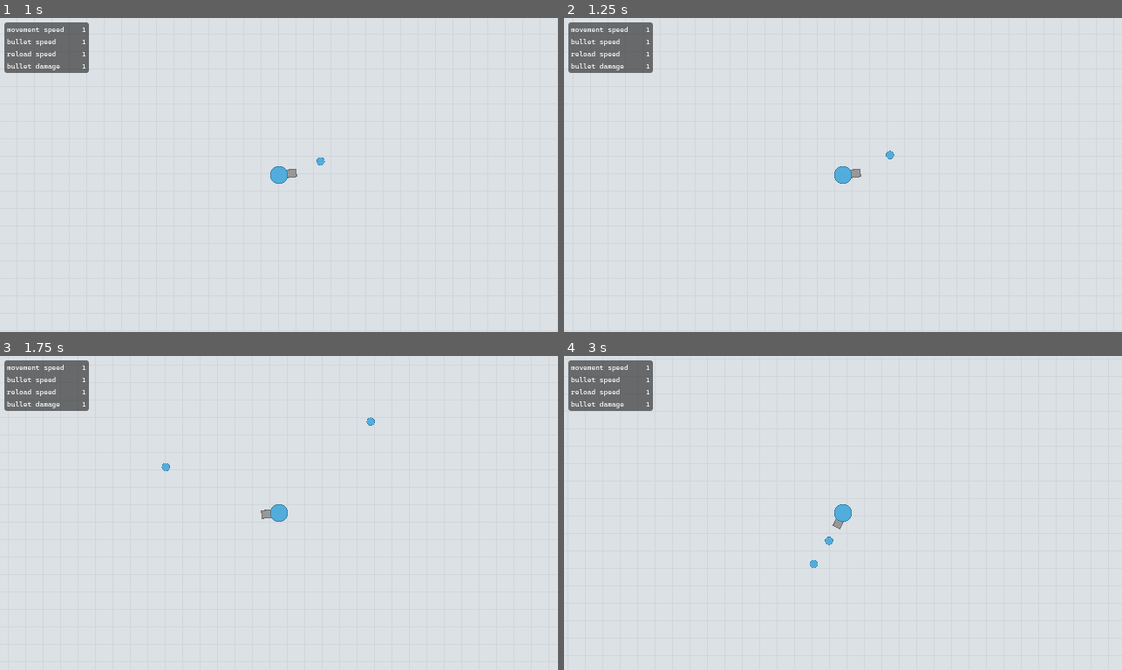
Above: before the commit, frames 1-4 (two rows, left to right).
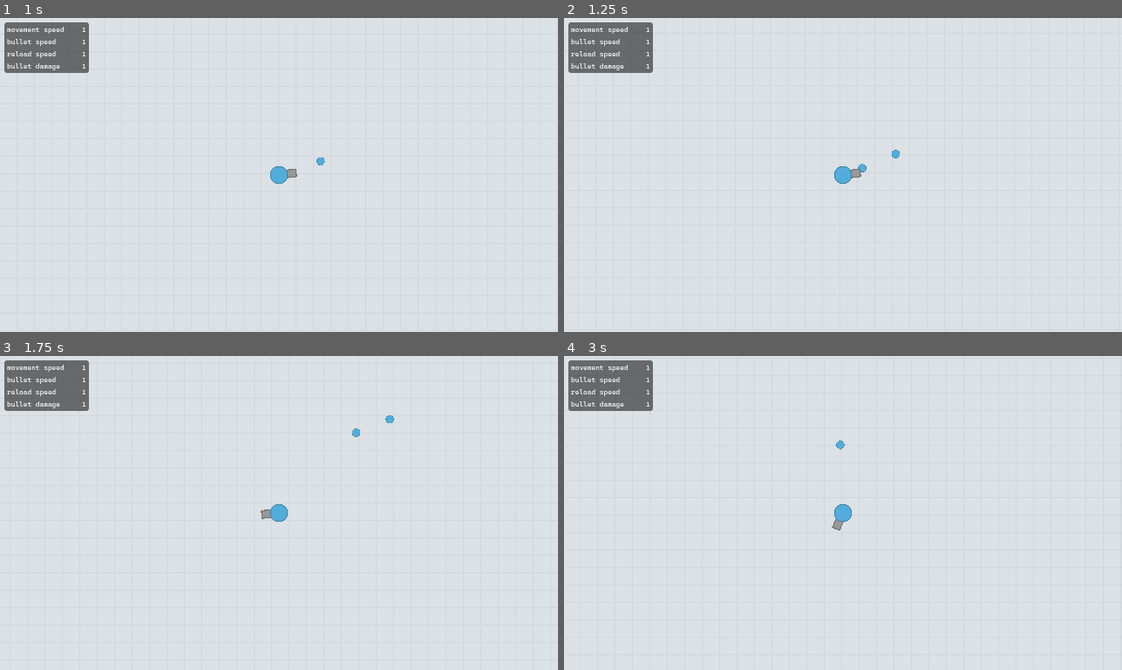
Above: after the commit, the same moments.

Repository: jackoubridge/godot-game
Game: Godot game, scene res://scenes/main.tscn
Same seed, same stepped clock (60 frames per second), same inputs: the game is played once before the commit and once after it.
Inputs (mouse positions are in pixels of both pictures, inside the frame that each line leads up to):
- Up to frame 1 (1 s): tap Enter at 0.5 s; move the mouse to (401, 159) at 0.52 s; hold D (move_right) from 0.53 s (still down); hold Space (shoot) from 0.53 s (still down); click (401, 159) at 0.67 s
- Up to frame 2 (1.25 s): keep holding D (move_right); keep holding Space (shoot)
- Up to frame 3 (1.75 s): move the mouse to (167, 528) at 1.27 s; release D (move_right) at 1.28 s; release Space (shoot) at 1.28 s; hold S (move_down) from 1.28 s (still down); tap Space (shoot) at 1.35 s
- Up to frame 4 (3 s): move the mouse to (898, 443) at 2.02 s; release S (move_down) at 2.03 s; hold D (move_right) 2.03-2.78 s; hold Space (shoot) 2.03-2.78 s; move the mouse to (815, 575) at 2.77 s; hold W (move_up) from 2.78 s (still down); tap Space (shoot) at 2.85 s; click (815, 575) at 2.92 s

Frame 1 is identical in both runs. In frame 2, less than 0.1% of the frame differs, in the area x 52-61%, y 41-50%; in frame 3, 0.1%, in the area x 28-71%, y 18-37%; in frame 4, 0.1%.

Commit message:
Shoot cooldown

Diff:
--- a/scenes/player.tscn
+++ b/scenes/player.tscn
@@ -50,4 +50,9 @@
 [node name="BulletStart" type="Node2D" parent="CharacterBody2D/Gun" unique_id=1165560921]
 position = Vector2(335.5, 180)
 
+[node name="Timer" type="Timer" parent="CharacterBody2D" unique_id=388020038]
+wait_time = 0.5
+one_shot = true
+
 [connection signal="area_entered" from="CharacterBody2D/Area2D" to="CharacterBody2D" method="_on_area_2d_area_entered"]
+[connection signal="timeout" from="CharacterBody2D/Timer" to="CharacterBody2D" method="_on_timer_timeout"]
--- a/scripts/player.gd
+++ b/scripts/player.gd
@@ -5,6 +5,8 @@
 @export var friction: float = 5
 @export var aim_speed: float = 50
 @export var recoil_strength: float = 75
+
+var can_shoot: bool = true
 
 var bullet_path = preload("res://scenes/bullet.tscn")
 
@@ -26,23 +28,29 @@
 	var velocity_y: float = 1.0 - exp( -(acceleration if input.y else friction) * delta)
 	velocity.y = lerp(velocity.y, input.y * speed, velocity_y)
 
-	if Input.is_action_just_pressed("shoot"):
+	if Input.is_action_pressed("shoot"):
 		shoot()
 
 	move_and_slide()
 
 func shoot():
-	var bullet = bullet_path.instantiate()
-	bullet.dir = rotation
-	bullet.pos = $Gun/BulletStart.global_position
-	bullet.rot = global_rotation
-	get_parent().add_child(bullet)
+	if can_shoot:
+		can_shoot = false
+		$Timer.start()
+		var bullet = bullet_path.instantiate()
+		bullet.dir = rotation
+		bullet.pos = $Gun/BulletStart.global_position
+		bullet.rot = global_rotation
+		get_parent().add_child(bullet)
 
-	var forward = transform.x
-	var recoil_dir = -forward
-	velocity += recoil_dir * recoil_strength
+		var forward = transform.x
+		var recoil_dir = -forward
+		velocity += recoil_dir * recoil_strength
 
-	$Gun.recoil()
+		$Gun.recoil()
 
 func _on_area_2d_area_entered(_area: Area2D) -> void:
 	pass
+
+func _on_timer_timeout() -> void:
+	can_shoot = true
